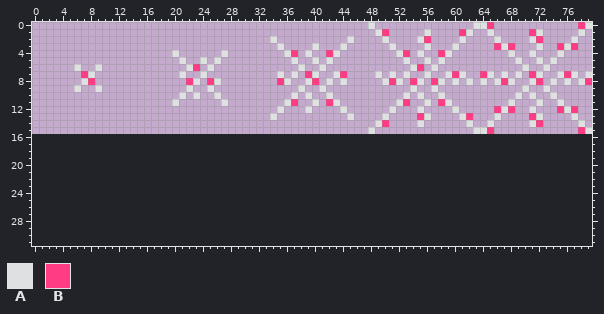
Sprite sheet: img/entities/enemy_death_animation.png. Above: the version before the commit.
The file is 80x16 pixels. The old version is drawn lined up with the new one, on the new canvas.
Palette (. is transparent): A #dee0e1  B #ff3c84
Pixels before (only the part around the change), first column x 0:
 2 ..................................A..........A....A....AB....A....A....AB....A..
 3 ...................................A....A...A......A....A...A.....BAB...A..BAB..
 4 ....................A......A........AB.A..BA........AB.A..BA........A..A...A....
 5 .....................A..A.A..........A..A.A..........A..A.A..........A..A.A.....
 6 ......A..A............AB.A............A..A............AB.A............A..A......
 7 .......BA............A..A..........A.A.BA..AB....A.A.A..A..ABA..BA.A.A.BA..ABA.A
 8 .......AB.............BA.BA........BA..AB.A.A.....ABA.BA.BA.A.A.A.ABA..AB.A.A.AB
 9 ......A..A............A..A............A..A............A..A............A..A......
10 .....................A.A..A..........A.A..A..........A.A..A..........A.A..A.....
11 ....................A......A........AB..A.BA........AB..A.BA........A...A..A....
12 ...................................A...A....A......A...A....A.....BAB..A...BAB..
13 ..................................A..........A....A....BA....AB...A....BA....A..
14 .................................................AB....A......A..A.....AB.....A.
15 ................................................A..............AAB............BA
16 ................................................................................
17 ................................................................................
18 ................................................................................
19 ................................................................................
20 ................................................................................
21 ................................................................................
22 ................................................................................
23 ................................................................................
24 ................................................................................
25 ................................................................................
26 ................................................................................
27 ................................................................................
28 ................................................................................
29 ................................................................................
30 ................................................................................
31 ................................................................................
After:
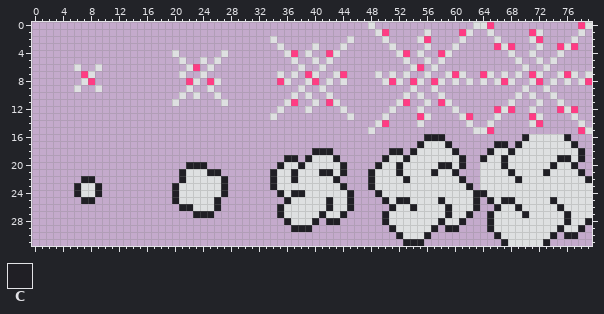
Colours new in this view: C #201f25
The edit:
canvas 80x16 -> 80x32
Colour A now appears in row 16 at x 71 to 75; in row 17 at x 56 to 58 and 70 to 76; in row 18 at x 55 to 59, 66 to 67 and 69 to 77; in row 19 at x 40 to 42, 51 to 52, 54 to 60, 65 to 66, 68 to 74 and 77; in row 20 at x 36 to 37, 39 to 43, 50 to 51, 53 to 57, 60, 64 to 66, 68 to 73 and 75 to 76; in row 21 at x 22 to 24, 35 to 36, 38 to 40, 43, 49 to 51, 53 to 56, 58 to 59, 64 to 67, 69 to 72 and 74 to 77.
Colour A now appears in row 22 at x 22 to 26, 35 to 36, 38 to 42, 49 to 52, 54 to 60, 64 to 68 and 70 to 78; in row 23 at x 7 to 8, 21 to 26, 35 to 43, 49 to 61 and 64 to 79; in row 24 at x 7 to 8, 21 to 26, 36, 39 to 44, 50 to 62 and 65 to 79; in row 25 at x 21 to 25, 37 to 41, 43 to 44, 51, 54 to 57, 59 to 62, 66, 69 to 73 and 75 to 79; in row 26 at x 23 to 25, 36 to 41, 43 to 44, 52 to 53, 55 to 58, 60 to 62, 67 to 68, 70 to 74 and 76 to 79; in row 27 at x 36 to 40, 42 to 43, 51 to 58, 60 to 61, 66 to 69, 71 to 75 and 77 to 79.
Colour A now appears in row 28 at x 37 to 39, 51 to 57, 59 to 60, 66 to 75 and 77 to 78; in row 29 at x 52 to 56, 66 to 74 and 76 to 77; in row 30 at x 53 to 55 and 67 to 73; in row 31 at x 68 to 72.
Colour C now appears in row 16 at x 56 to 58, 70 and 76; in row 17 at x 55, 59, 66 to 67, 69 and 77; in row 18 at x 40 to 42, 51 to 52, 54, 60, 65, 68 and 78; in row 19 at x 36 to 37, 39, 43, 50, 53, 61, 64, 67, 75 to 76 and 78; in row 20 at x 22 to 24, 35, 38, 44, 49, 52, 58 to 59, 61, 67, 74 and 77; in row 21 at x 21, 25 to 26, 34, 37, 41 to 42, 44, 48, 52, 57, 60, 68, 73 and 78.
Colour C now appears in row 22 at x 7 to 8, 21, 27, 34, 37, 43, 48, 53, 61, 69 and 79; in row 23 at x 6, 9, 20, 27, 34, 44, 48 and 62; in row 24 at x 6, 9, 20, 27, 35, 37 to 38, 45, 49 and 63 to 64; in row 25 at x 7 to 8, 20, 26, 36, 42, 45, 50, 52 to 53, 58, 63, 65, 67 to 68 and 74; in row 26 at x 21 to 22, 26, 35, 42, 45, 51, 54, 59, 63, 66, 69 and 75; in row 27 at x 23 to 25, 35, 41, 44, 50, 59, 62, 65, 70 and 76.
Colour C now appears in row 28 at x 36, 40, 42 to 43, 50, 58, 61, 65, 76 and 79; in row 29 at x 37 to 39, 51, 57, 59 to 60, 65, 75 and 78; in row 30 at x 52, 56, 66, 74 and 76 to 77; in row 31 at x 53 to 55, 67 and 73.
Where, in picture pixels (left, top, right, bottom), the same in both pictures:
added: (270, 134, 592, 246)
added: (172, 162, 228, 218)
added: (74, 176, 102, 204)
